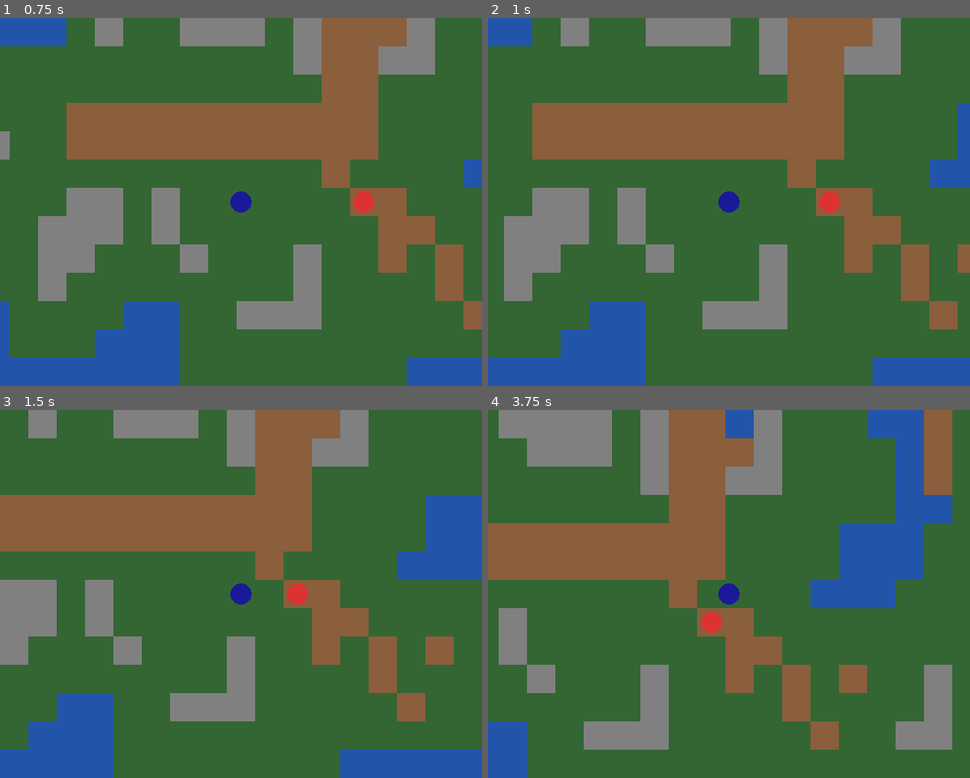
Above: before the commit, frames 1-4 (two rows, left to right).
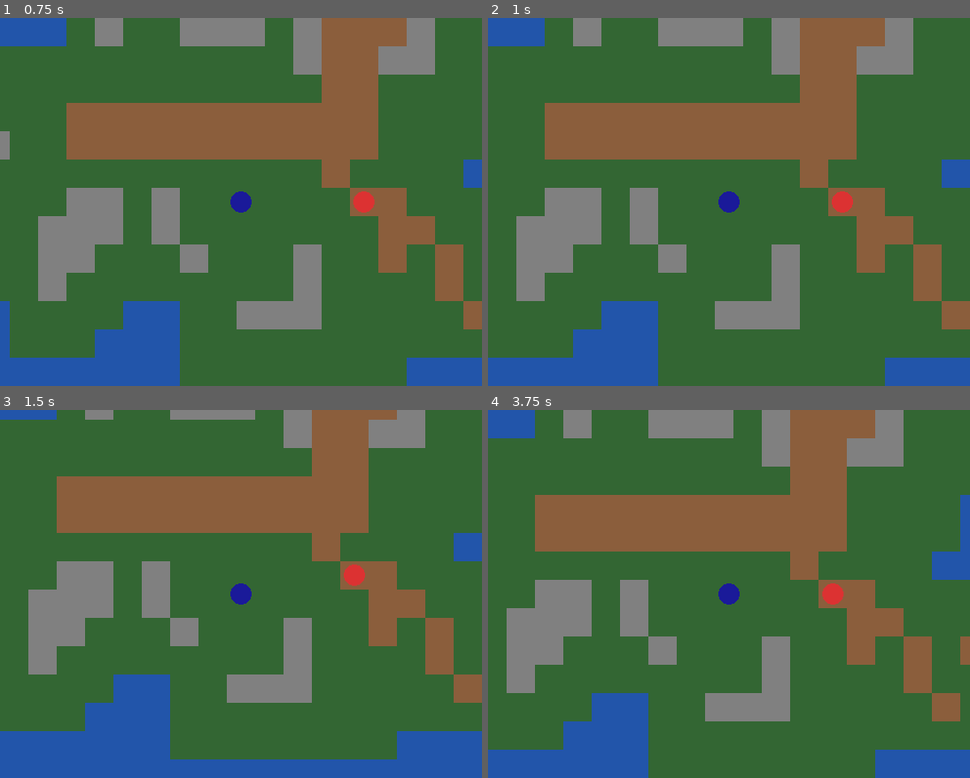
Above: after the commit, the same moments.

Repository: gabrielrheimer/classic-rpg-godot
Game: Godot game, scene res://scenes/game_map.tscn
Two runs of this game, one before a commit and one after it. Both use one fixed random seed, a clock stepped at 60 frames per second and the inputs below.
Inputs (mouse positions are in pixels of both pictures, inside the frame that each line leads up to):
- Up to frame 1 (0.75 s): tap Enter at 0.5 s; move the mouse to (347, 183) at 0.52 s; hold D (move_right) from 0.53 s (still down); click (347, 183) at 0.67 s
- Up to frame 2 (1 s): keep holding D (move_right)
- Up to frame 3 (1.5 s): move the mouse to (144, 612) at 1.27 s; release D (move_right) at 1.28 s; hold S (move_down) from 1.28 s (still down)
- Up to frame 4 (3.75 s): move the mouse to (777, 513) at 2.02 s; release S (move_down) at 2.03 s; hold D (move_right) 2.03-2.78 s; move the mouse to (704, 667) at 2.77 s; hold W (move_up) 2.78-3.53 s; click (704, 667) at 2.92 s; move the mouse to (873, 649) at 3.52 s; hold A (move_left) from 3.53 s (still down)

Frame 1 is identical in both runs. In frame 2, 13% of the frame differs, in the area x 3-100%, y 0-100%; in frame 3, 43%; in frame 4, 55%, in the area x 0-100%, y 0-100%.

Commit message:
feat: implement turn-based combat

Diff:
--- a/scripts/enemy.gd
+++ b/scripts/enemy.gd
@@ -1,5 +1,28 @@
 class_name Enemy
 extends Node2D
 
+enum Behavior { AGGRESSIVE, RETALIATING, FLEEING }
+
+@export var behavior: Behavior = Behavior.AGGRESSIVE
+var aggroed: bool = false
 var stats := CharacterStats.new()
 var tile_pos: Vector2i
+
+func _ready() -> void:
+	if behavior == Behavior.AGGRESSIVE:
+		aggroed = true
+
+func take_turn(player: Node2D) -> void:
+	if not aggroed:
+		return
+	if behavior == Behavior.FLEEING:
+		return
+	var diff = player.tile_pos - tile_pos
+	if max(abs(diff.x), abs(diff.y)) == 1:
+		var combat = get_node("/root/Combat")
+		combat.resolve_attack(stats, player.stats, "Enemy", "Player")
+		if player.stats.hp <= 0:
+			print("Player died")
+
+func on_attacked() -> void:
+	aggroed = true
--- a/scripts/game_map.gd
+++ b/scripts/game_map.gd
@@ -24,3 +24,13 @@
 	if tile_data == null:
 		return false
 	return tile_data.get_custom_data("walkable")
+
+func run_enemy_turns(player: Node2D) -> void:
+	for enemy in occupied_tiles.values():
+		enemy.take_turn(player)
+
+func is_in_combat() -> bool:
+	for enemy in occupied_tiles.values():
+		if enemy.aggroed:
+			return true
+	return false
--- a/scripts/player.gd
+++ b/scripts/player.gd
@@ -14,19 +14,20 @@
 	if is_moving:
 		return
 
+	var game_map = get_parent()
+	var in_combat = game_map.is_in_combat()
 	var direction := Vector2i.ZERO
-	if Input.is_action_pressed("move_right"):
+	if (in_combat and Input.is_action_just_pressed("move_right")) or (not in_combat and Input.is_action_pressed("move_right")):
 		direction = Vector2i(1, 0)
-	elif Input.is_action_pressed("move_left"):
+	elif (in_combat and Input.is_action_just_pressed("move_left")) or (not in_combat and Input.is_action_pressed("move_left")):
 		direction = Vector2i(-1, 0)
-	elif Input.is_action_pressed("move_down"):
+	elif (in_combat and Input.is_action_just_pressed("move_down")) or (not in_combat and Input.is_action_pressed("move_down")):
 		direction = Vector2i(0, 1)
-	elif Input.is_action_pressed("move_up"):
+	elif (in_combat and Input.is_action_just_pressed("move_up")) or (not in_combat and Input.is_action_pressed("move_up")):
 		direction = Vector2i(0, -1)
 	else:
 		return
 
-	var game_map = get_parent()
 	var new_pos = tile_pos + direction
 	if not game_map.is_walkable(new_pos):
 		return
@@ -36,7 +37,10 @@
 
 	var tween = create_tween()
 	tween.tween_property(self, "position", Vector2(tile_pos) * Constants.TILE_SIZE, MOVE_DURATION)
-	tween.tween_callback(func(): is_moving = false)
+	tween.tween_callback(func():
+		get_parent().run_enemy_turns(self)
+		is_moving = false
+	)
 
 func _input(event: InputEvent) -> void:
 	if not event is InputEventMouseButton:
@@ -45,17 +49,16 @@
 		return
 	var clicked_tile = Vector2i(get_global_mouse_position() / Constants.TILE_SIZE)
 	var diff = clicked_tile - tile_pos
-	if abs(diff.x) + abs(diff.y) != 1:
+	if max(abs(diff.x), abs(diff.y)) != 1:
 		return
 	var game_map = get_parent()
 	if not game_map.occupied_tiles.has(clicked_tile):
 		return
 	var enemy = game_map.occupied_tiles[clicked_tile]
-	Combat.resolve_attack(stats, enemy.stats, "Player", "Enemy")
+	enemy.on_attacked()
+	var combat = get_node("/root/Combat")
+	combat.resolve_attack(stats, enemy.stats, "Player", "Enemy")
 	if enemy.stats.hp <= 0:
 		game_map.occupied_tiles.erase(clicked_tile)
 		enemy.queue_free()
-		return
-	Combat.resolve_attack(enemy.stats, stats, "Enemy", "Player")
-	if stats.hp <= 0:
-		print("Player died")
+	game_map.run_enemy_turns(self)
Not shown, changed: CHANGELOG.md
Not shown, changed: GAME_DESIGN.md
